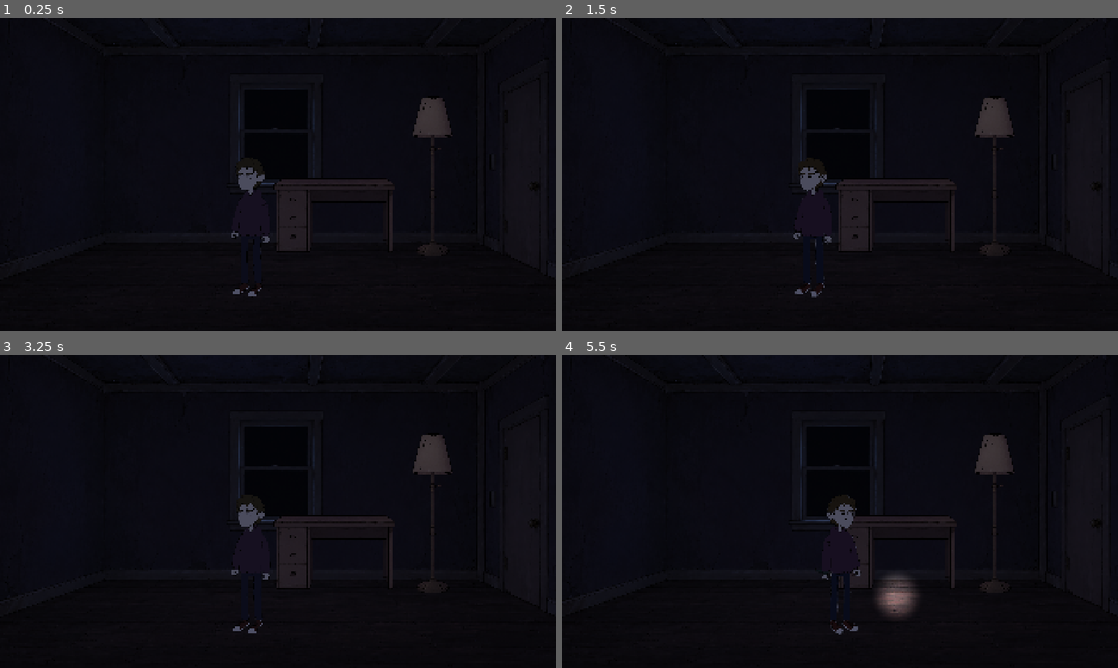
Above: before the commit, frames 1-4 (two rows, left to right).
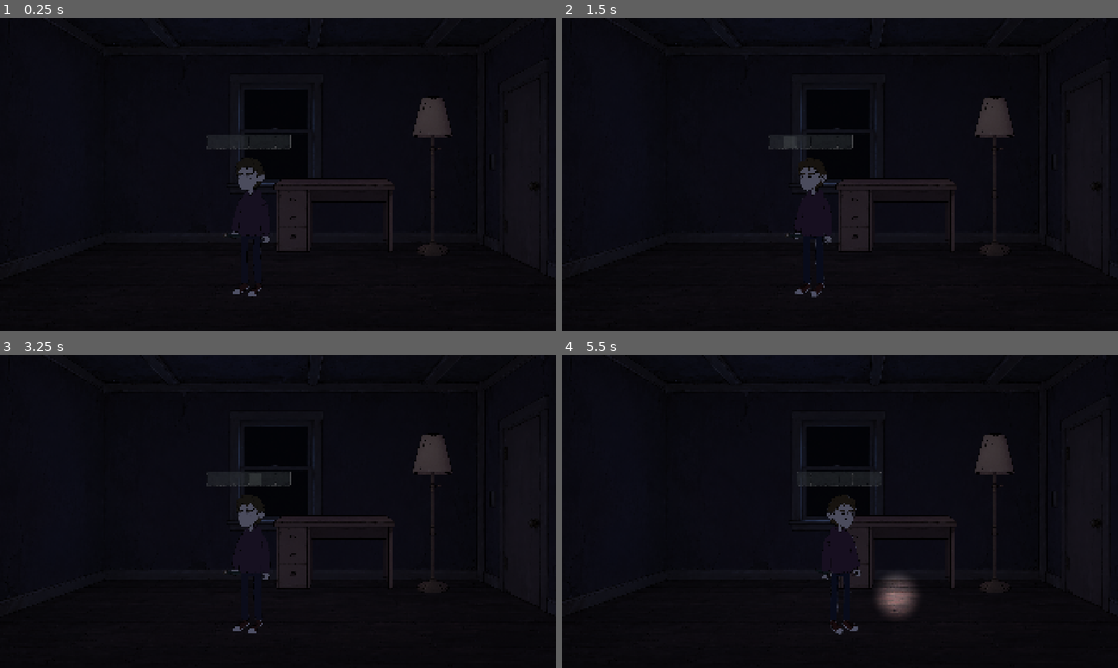
Above: after the commit, the same moments.

Repository: remalQ/ProjectHouseOfMemories
Game: Godot game, scene res://bedroom.tscn
The game is run twice, just before and just after one commit, with the same random seed, the same clock (stepped at 60 frames per second) and the same inputs.
Inputs (mouse positions are in pixels of both pictures, inside the frame that each line leads up to):
- Up to frame 1 (0.25 s): no input
- Up to frame 2 (1.5 s): click (773, 143) at 0.52 s; click (789, 143) at 1.27 s
- Up to frame 3 (3.25 s): click (239, 480) at 2.02 s; click (255, 480) at 2.77 s
- Up to frame 4 (5.5 s): click (828, 480) at 3.52 s; click (845, 480) at 4.27 s; tap Enter at 5 s; move the mouse to (895, 596) at 5.02 s; hold D (move_right) from 5.03 s (still down); hold F (toggle_flashlight) from 5.03 s (still down); click (895, 596) at 5.17 s

The runs differ from the first frame. In frame 1, 0.3% of the frame differs, in the area x 37-53%, y 37-71%; in frame 2, 0.4%; in frame 3, 0.3%; in frame 4, 0.4%.
Error after the commit: Invalid assignment of property or key 'texture' with value of type 'ImageTexture' on a base object of type 'null instance'. (res://flashlight.gd:101)

Commit message:
Inventory update

Diff:
--- a/Lamp.tscn
+++ b/Lamp.tscn
@@ -5,7 +5,8 @@
 [ext_resource type="Script" uid="uid://dn0nj52bm6mjg" path="res://interaction_label.gd" id="3_87xle"]
 
 [sub_resource type="Gradient" id="Gradient_pe6pt"]
-colors = PackedColorArray(1, 1, 1, 1, 0, 0, 0, 0)
+offsets = PackedFloat32Array(0.18509616, 1)
+colors = PackedColorArray(0.7415857, 0.7243976, 1.540184e-06, 1, 1, 1, 1, 0)
 
 [sub_resource type="GradientTexture2D" id="GradientTexture2D_ojvcu"]
 gradient = SubResource("Gradient_pe6pt")
@@ -15,17 +16,6 @@
 fill_from = Vector2(0.5, 0.5)
 fill_to = Vector2(1, 0.5)
 
-[sub_resource type="Gradient" id="Gradient_pe6pt"]
-offsets = PackedFloat32Array(0.18509616, 1)
-colors = PackedColorArray(0.7415857, 0.7243976, 1.540184e-06, 1, 1, 1, 1, 0)
-
-[sub_resource type="GradientTexture2D" id="GradientTexture2D_pe6pt"]
-gradient = SubResource("Gradient_pe6pt")
-width = 512
-height = 512
-fill = 1
-fill_from = Vector2(0.5, 0.5)
-
 [node name="Lamp" type="Area2D" unique_id=465602018]
 script = ExtResource("1_pe6pt")
 
@@ -34,18 +24,6 @@
 scale = Vector2(0.35644534, 0.3789323)
 texture = ExtResource("1_yljkn")
 centered = false
-
-[node name="GlowSprite" type="Sprite2D" parent="." unique_id=1024794503]
-position = Vector2(-69.07999, -570.16)
-scale = Vector2(1.2, 1.2)
-texture = ExtResource("1_yljkn")
-centered = false
-
-[node name="PointLight2D" type="PointLight2D" parent="." unique_id=201050222]
-position = Vector2(1, -504)
-color = Color(0.6890635, 0.5895782, 0.08409385, 1)
-energy = 3.93
-texture = SubResource("GradientTexture2D_pe6pt")
 
 [node name="InteractionPoint" type="Marker2D" parent="." unique_id=16714279]
 position = Vector2(1, 3)
--- a/bedroom.tscn
+++ b/bedroom.tscn
@@ -8,6 +8,8 @@
 [ext_resource type="Script" uid="uid://dep04neplknnf" path="res://hidden_inscription.gd" id="4_j12bj"]
 [ext_resource type="PackedScene" uid="uid://d3pn614rudi7" path="res://desk.tscn" id="5_o412v"]
 [ext_resource type="PackedScene" uid="uid://chsyh8d8nar1q" path="res://inventory.tscn" id="8_4ken1"]
+[ext_resource type="Texture2D" uid="uid://blbsnsupvkmc3" path="res://key.png" id="9_dhkfy"]
+[ext_resource type="Texture2D" uid="uid://deha6syhksnh3" path="res://Flashlight_on.png" id="10_iwj3i"]
 [ext_resource type="Script" uid="uid://muyfwkyps66f" path="res://surface_spot.gd" id="11_dhkfy"]
 
 [sub_resource type="PhysicsMaterial" id="PhysicsMaterial_ojvcu"]
@@ -102,7 +104,12 @@
 [node name="Lamp" parent="World/Interactibles" unique_id=465602018 instance=ExtResource("3_e18cj")]
 position = Vector2(1493, 842)
 
-[node name="Inventory" parent="." unique_id=610630715 instance=ExtResource("8_4ken1")]
+[node name="Inventory" parent="." unique_id=610630715 node_paths=PackedStringArray("player_reference") instance=ExtResource("8_4ken1")]
+scale = Vector2(0.5, 0.5)
+transform = Transform2D(0.5, 0, 0, 0.5, 0, 0)
+key_icon = ExtResource("9_dhkfy")
+flashlight_icon = ExtResource("10_iwj3i")
+player_reference = NodePath("../World/Player")
 
 [node name="Foreground" type="Node2D" parent="." unique_id=185819408]
 
--- a/inventory.gd
+++ b/inventory.gd
@@ -1,25 +1,67 @@
 extends CanvasLayer
 
+signal item_selected(item_id: String)
+
+const SLOT_COUNT: int = 6
+
 @export var debug_enabled: bool = true
 
-@onready var panel: PanelContainer = $Panel
-@onready var item_list: ItemList = $Panel/VBox/Items
-@onready var status_label: Label = $Panel/VBox/Status
-
-# В логике используем постоянные ID.
-# Названия для игрока можно менять независимо от них.
-const ITEM_NAMES: Dictionary = {
-	"bedroom_key": "Ключ от спальни"
-}
+@export var key_icon: Texture2D
+@export var flashlight_icon: Texture2D
+
+@onready var inventory_bar: Control = $InventoryBar
+@onready var slots_container: HBoxContainer = $InventoryBar/Slots
+
+@export var player_reference: CharacterBody2D
+@export_range(0.1, 1.0, 0.05) var inventory_scale: float = 0.45
+@export var head_gap: float = 8.0
+
+var inventory_anchor: Marker2D
 
 var item_ids: Array[String] = []
+var slot_buttons: Array[Button] = []
+var selected_item_id: String = ""
+
+var empty_style: StyleBoxFlat
+var hover_style: StyleBoxFlat
+var selected_style: StyleBoxFlat
 
 
 func _ready() -> void:
 	add_to_group("inventory")
 
-	panel.hide()
-	refresh_list()
+	create_styles()
+	create_slots()
+	refresh_slots()
+
+	# Убираем прежнюю привязку к нижнему краю экрана.
+	inventory_bar.set_anchors_preset(Control.PRESET_TOP_LEFT)
+	inventory_bar.pivot_offset = Vector2.ZERO
+	inventory_bar.size = Vector2(960, 320)
+	inventory_bar.scale = Vector2.ONE * inventory_scale
+
+	if player_reference == null:
+		push_warning("Inventory: назначь Player Reference.")
+		inventory_bar.hide()
+		set_process(false)
+		set_process_input(false)
+		return
+
+	inventory_anchor = player_reference.get_node_or_null(
+		"InventoryAnchor"
+	) as Marker2D
+
+	if inventory_anchor == null:
+		push_warning("Inventory: внутри Player нет InventoryAnchor.")
+		inventory_bar.hide()
+		set_process(false)
+		set_process_input(false)
+		return
+
+	update_inventory_position()
+
+	# На время настройки показываем сразу.
+	inventory_bar.show()
 
 
 func _input(event: InputEvent) -> void:
@@ -27,7 +69,7 @@
 		return
 
 	if event.is_action_pressed("toggle_inventory"):
-		panel.visible = not panel.visible
+		inventory_bar.visible = not inventory_bar.visible
 		get_viewport().set_input_as_handled()
 		return
 
@@ -35,20 +77,80 @@
 		return
 
 	if event.is_action_pressed("debug_add_key"):
-		panel.show()
-
-		if add_item("bedroom_key"):
-			status_label.text = "Добавлен ключ от спальни."
-		else:
-			status_label.text = "Этот ключ уже есть."
-
+		add_item("bedroom_key")
+		inventory_bar.show()
 		get_viewport().set_input_as_handled()
 
 	elif event.is_action_pressed("debug_remove_item"):
-		if panel.visible:
-			remove_selected_item()
+		if inventory_bar.visible and selected_item_id != "":
+			remove_item(selected_item_id)
 
 		get_viewport().set_input_as_handled()
+
+
+func create_styles() -> void:
+	empty_style = make_style(Color(0.0, 0.0, 0.0, 0.0))
+	hover_style = make_style(Color(0.85, 0.9, 0.85, 0.1))
+	selected_style = make_style(Color(0.7, 0.85, 0.75, 0.2))
+
+	selected_style.border_color = Color(0.7, 0.85, 0.75, 0.7)
+	selected_style.set_border_width_all(1)
+
+
+func make_style(background_color: Color) -> StyleBoxFlat:
+	var style: StyleBoxFlat = StyleBoxFlat.new()
+
+	style.bg_color = background_color
+	style.set_corner_radius_all(8)
+
+	style.content_margin_left = 14.0
+	style.content_margin_right = 14.0
+	style.content_margin_top = 14.0
+	style.content_margin_bottom = 14.0
+
+	return style
+
+
+func create_slots() -> void:
+	for index in range(SLOT_COUNT):
+		var button: Button = Button.new()
+
+		button.name = "Slot" + str(index + 1)
+		button.text = ""
+		button.focus_mode = Control.FOCUS_NONE
+		button.mouse_filter = Control.MOUSE_FILTER_STOP
+
+		button.size_flags_horizontal = Control.SIZE_EXPAND_FILL
+		button.size_flags_vertical = Control.SIZE_EXPAND_FILL
+
+		button.expand_icon = true
+		button.icon_alignment = HORIZONTAL_ALIGNMENT_CENTER
+
+		button.add_theme_stylebox_override("normal", empty_style)
+		button.add_theme_stylebox_override("hover", hover_style)
+		button.add_theme_stylebox_override("pressed", selected_style)
+		button.add_theme_stylebox_override("focus", empty_style)
+
+		button.pressed.connect(_on_slot_pressed.bind(index))
+
+		slots_container.add_child(button)
+		slot_buttons.append(button)
+
+
+func _on_slot_pressed(index: int) -> void:
+	var clicked_id: String = ""
+
+	if index < item_ids.size():
+		clicked_id = item_ids[index]
+
+	# Повторный клик снимает выбор.
+	if selected_item_id == clicked_id:
+		selected_item_id = ""
+	else:
+		selected_item_id = clicked_id
+
+	refresh_slots()
+	item_selected.emit(selected_item_id)
 
 
 func has_item(item_id: String) -> bool:
@@ -56,15 +158,19 @@
 
 
 func add_item(item_id: String) -> bool:
-	if not ITEM_NAMES.has(item_id):
-		push_warning("Неизвестный предмет: " + item_id)
-		return false
-
 	if has_item(item_id):
 		return false
 
+	if item_ids.size() >= SLOT_COUNT:
+		print("Инвентарь заполнен.")
+		return false
+
+	if get_item_icon(item_id) == null:
+		push_warning("Не назначена иконка предмета: " + item_id)
+		return false
+
 	item_ids.append(item_id)
-	refresh_list()
+	refresh_slots()
 
 	return true
 
@@ -74,27 +180,76 @@
 		return false
 
 	item_ids.erase(item_id)
-	refresh_list()
+
+	if selected_item_id == item_id:
+		selected_item_id = ""
+		item_selected.emit("")
+
+	refresh_slots()
 
 	return true
 
 
-func remove_selected_item() -> void:
-	var selected: PackedInt32Array = item_list.get_selected_items()
-
-	if selected.is_empty():
-		status_label.text = "Сначала выбери предмет мышью."
-		return
-
-	var item_id: String = item_ids[selected[0]]
-	var item_name: String = str(ITEM_NAMES[item_id])
-
-	if remove_item(item_id):
-		status_label.text = "Удалён предмет: " + item_name
-
-
-func refresh_list() -> void:
-	item_list.clear()
-
-	for item_id in item_ids:
-		item_list.add_item(str(ITEM_NAMES[item_id]))
+func get_selected_item() -> String:
+	return selected_item_id
+
+
+func get_item_icon(item_id: String) -> Texture2D:
+	match item_id:
+		"bedroom_key":
+			return key_icon
+		"flashlight":
+			return flashlight_icon
+		_:
+			return null
+
+
+func refresh_slots() -> void:
+	for index in range(slot_buttons.size()):
+		var button: Button = slot_buttons[index]
+		var item_id: String = ""
+
+		if index < item_ids.size():
+			item_id = item_ids[index]
+
+		button.icon = get_item_icon(item_id)
+		button.tooltip_text = ""
+
+		if item_id != "" and item_id == selected_item_id:
+			button.add_theme_stylebox_override(
+				"normal",
+				selected_style
+			)
+		else:
+			button.add_theme_stylebox_override(
+				"normal",
+				empty_style
+			)
+
+
+func _process(_delta: float) -> void:
+	if not is_instance_valid(inventory_anchor):
+		return
+
+	update_inventory_position()
+
+
+func update_inventory_position() -> void:
+	# Получаем положение маркера в координатах окна игры.
+	var viewport_position: Vector2 = (
+		inventory_anchor.get_global_transform_with_canvas().origin
+	)
+
+	# Переводим его в координаты CanvasLayer инвентаря.
+	var anchor_position: Vector2 = (
+		get_final_transform().affine_inverse() * viewport_position
+	)
+
+	var displayed_size: Vector2 = (
+		inventory_bar.size * inventory_bar.scale
+	)
+
+	inventory_bar.position = anchor_position + Vector2(
+		-displayed_size.x * 0.5,
+		-displayed_size.y - head_gap
+	)
--- a/inventory.tscn
+++ b/inventory.tscn
@@ -1,33 +1,42 @@
 [gd_scene format=3 uid="uid://chsyh8d8nar1q"]
 
-[ext_resource type="Script" uid="uid://d0jg0002xyavt" path="res://inventory.gd" id="1_pohso"]
+[ext_resource type="Texture2D" uid="uid://d06gic54oewx4" path="res://inventory.png" id="1_pohso"]
+[ext_resource type="Script" uid="uid://d0jg0002xyavt" path="res://inventory.gd" id="1_psafj"]
 
-[node name="Inventory" type="CanvasLayer" unique_id=610630715]
+[node name="Inventory" type="CanvasLayer" unique_id=347991809]
 layer = 10
-script = ExtResource("1_pohso")
+scale = Vector2(0.2, 0.2)
+transform = Transform2D(0.2, 0, 0, 0.2, 0, 0)
+script = ExtResource("1_psafj")
+inventory_scale = 0.65
 
-[node name="Panel" type="PanelContainer" parent="." unique_id=1830129472]
-custom_minimum_size = Vector2(400, 260)
-offset_left = 30.0
-offset_top = 30.0
-offset_right = 70.0
-offset_bottom = 111.0
+[node name="InventoryBar" type="Control" parent="." unique_id=1868584857]
+layout_mode = 3
+offset_right = 540.0
+offset_bottom = 180.0
 
-[node name="VBox" type="VBoxContainer" parent="Panel" unique_id=1473258204]
-layout_mode = 2
+[node name="Background" type="TextureRect" parent="InventoryBar" unique_id=1967400596]
+self_modulate = Color(1, 1, 1, 0.46666667)
+layout_mode = 1
+anchors_preset = 15
+anchor_right = 1.0
+anchor_bottom = 1.0
+grow_horizontal = 2
+grow_vertical = 2
+mouse_filter = 2
+texture = ExtResource("1_pohso")
+expand_mode = 1
 
-[node name="Title" type="Label" parent="Panel/VBox" unique_id=1245192689]
-layout_mode = 2
-text = "Инвентарь"
-
-[node name="Items" type="ItemList" parent="Panel/VBox" unique_id=1434394736]
-custom_minimum_size = Vector2(360, 160)
-layout_mode = 2
-
-[node name="Status" type="Label" parent="Panel/VBox" unique_id=2046668494]
-layout_mode = 2
-text = "Инвентарь пуст."
-
-[node name="Help" type="Label" parent="Panel/VBox" unique_id=1006565992]
-layout_mode = 2
-text = "E - закрыть, F2 - добавить ключ, F3 - удалить"
+[node name="Slots" type="HBoxContainer" parent="InventoryBar" unique_id=1826395467]
+layout_mode = 1
+anchors_preset = -1
+anchor_left = 0.046000004
+anchor_top = 0.30600002
+anchor_right = 0.95400006
+anchor_bottom = 0.694
+offset_left = 0.15999603
+offset_top = -0.080005646
+offset_right = -0.16009521
+offset_bottom = 0.07998657
+mouse_filter = 0
+theme_override_constants/separation = 10
--- a/player.tscn
+++ b/player.tscn
@@ -69,5 +69,8 @@
 [node name="LightOrigin" type="Marker2D" parent="FlashlightPivot" unique_id=619422981]
 position = Vector2(50.000053, 2.026558e-05)
 
-[node name="PointLight2D" type="PointLight2D" parent="FlashlightPivot/LightOrigin" unique_id=918367307]
+[node name="PointFlashLight2D" type="PointLight2D" parent="FlashlightPivot/LightOrigin" unique_id=918367307]
 position = Vector2(51.66664, 0)
+
+[node name="InventoryAnchor" type="Marker2D" parent="." unique_id=1294948523]
+position = Vector2(-26.666656, -863.3333)
Binary file added: inventory.png
Not shown, added: inventory.png.import
Binary file added: key.png
Not shown, added: key.png.import
